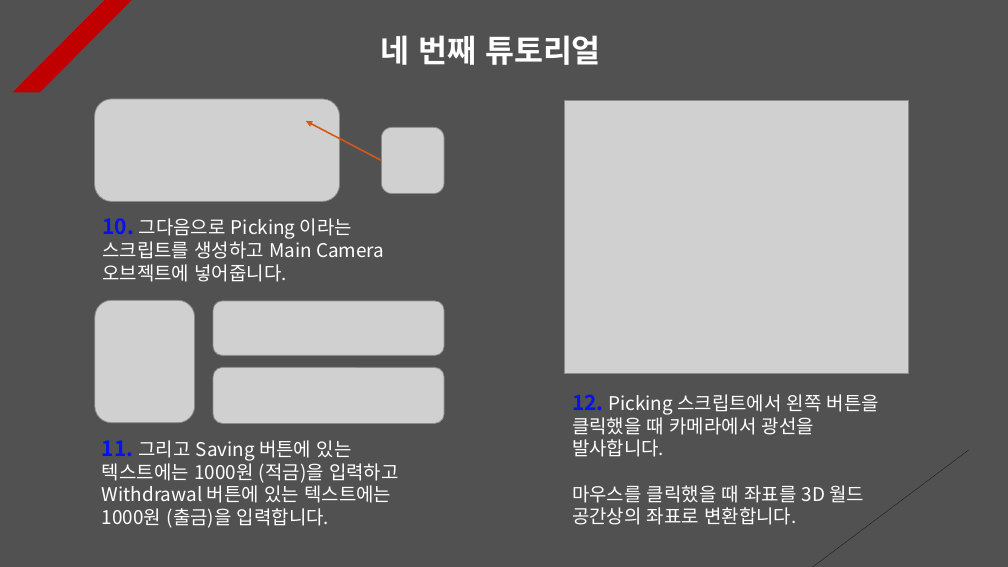
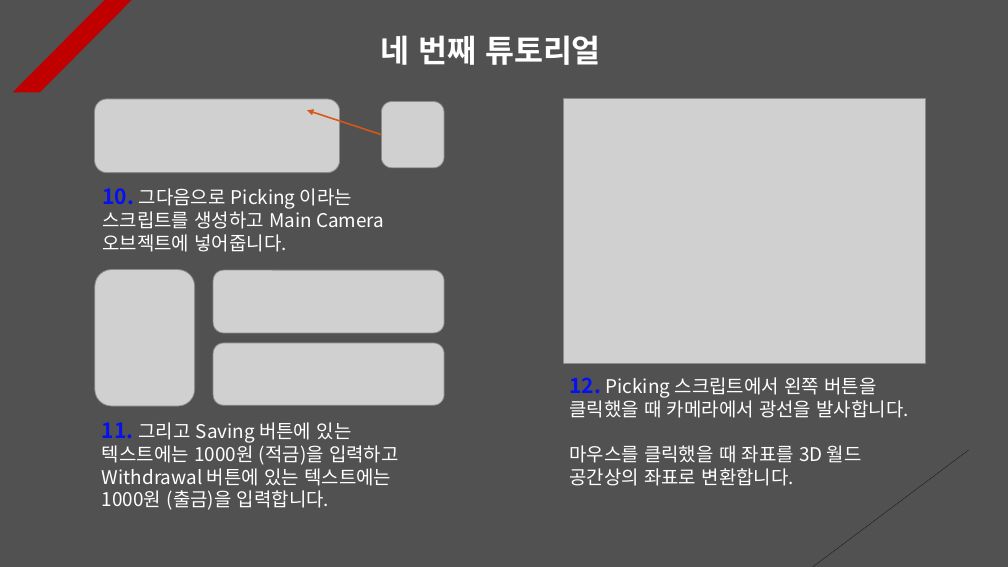
Before and after one commit to Unity2033/3D-UnityEngine, a slide deck: slide 5 of Assets/Class/Raycast/PPT Data/RayCast Example.pptx. Drawn at 1008x567 pixels with LibreOffice and Linux fonts; fonts in the diff are those of the drawing; grey boxes stand for pictures. Boxes give left, top, right and bottom in pixels: in the first picture for what was removed or moved away, otherwise in the second. Text is boxed around its words. In the diff, an @@ line names an element or a change of style, - is before the commit and + after.

```diff
--- a/Assets/Class/Raycast/PPT Data/RayCast Example.pptx
+++ b/Assets/Class/Raycast/PPT Data/RayCast Example.pptx
@@ picture: place and size @@
-picture at box(95, 99, 340, 202)
+picture at box(95, 99, 340, 172)
@@ arrow moved from (382, 160) - (306, 121) to (382, 135) - (307, 110) @@
@@ picture: place and size @@
-picture at box(382, 127, 445, 194)
+picture at box(382, 101, 445, 168)
@@ picture: place and size @@
-picture at box(565, 101, 909, 374)
+picture at box(563, 98, 925, 363)
@@ text "10. 그다음으로 Picking 이라는 스크립트를 ...": place and size @@
-text "10. 그다음으로 Picking 이라는 스크립트를 ..." at box(102, 218, 384, 282)
+text "10. 그다음으로 Picking 이라는 스크립트를 ..." at box(102, 188, 384, 252)
@@ picture: place and size @@
-picture at box(95, 300, 194, 423)
+picture at box(95, 270, 194, 406)
@@ picture: place and size @@
-picture at box(213, 301, 444, 355)
+picture at box(213, 270, 445, 333)
@@ picture: place and size @@
-picture at box(213, 368, 444, 423)
+picture at box(213, 343, 445, 405)
@@ text "12. Picking 스크립트에서 왼쪽 버튼을 ..." rewrapped from box(572, 394, 879, 525) to box(569, 377, 909, 486) @@
@@ text "11. 그리고 Saving 버튼에 있는 ...": place and size @@
-text "11. 그리고 Saving 버튼에 있는 ..." at box(102, 440, 399, 528)
+text "11. 그리고 Saving 버튼에 있는 ..." at box(102, 422, 399, 510)
```
Also in this commit, not shown: 1 other slide changed, 1 slide added, 10 other files.
